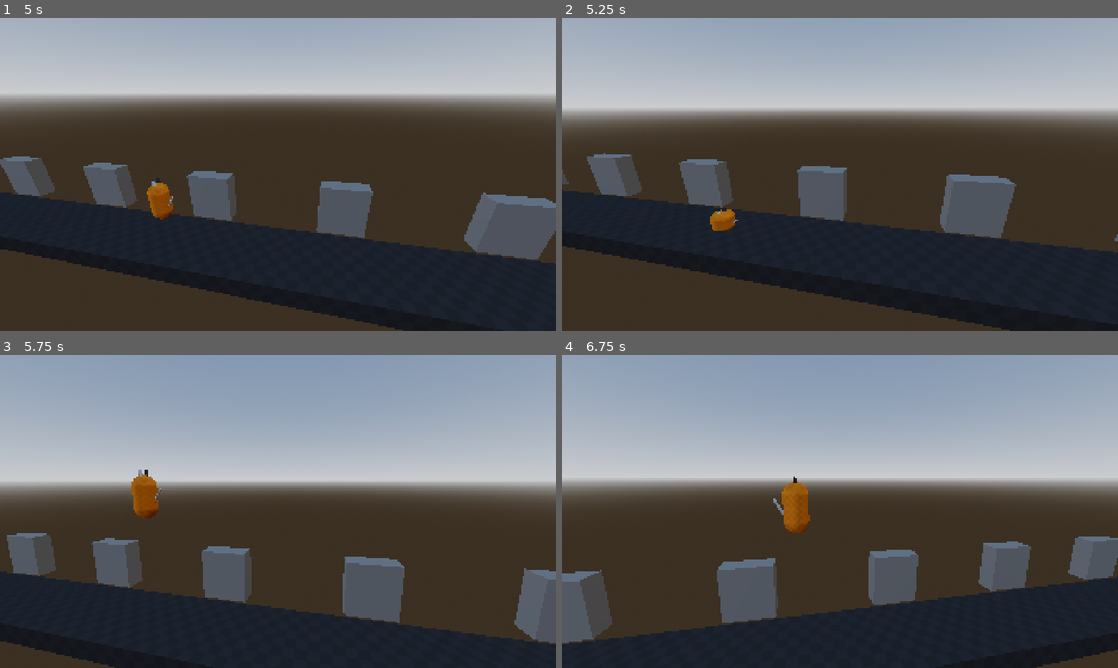
Above: before the commit, frames 1-4 (two rows, left to right).
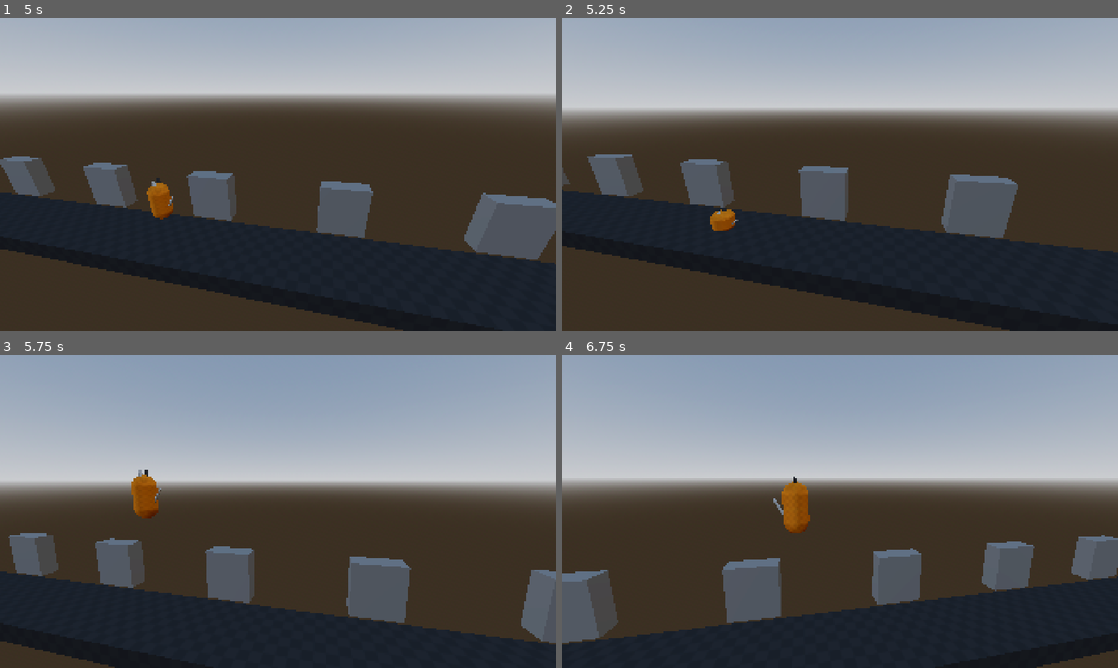
Above: after the commit, the same moments.

Repository: ukratatata/kit_out
Game: Godot game, scene res://scenes/levels/test_level.tscn
The game is run twice, just before and just after one commit, with the same random seed, the same clock (stepped at 60 frames per second) and the same inputs.
Inputs:
- Up to frame 1 (5 s): hold D (move_right) 0.53-1.28 s; hold Shift (sprint) 0.53-1.28 s; tap Space (jump) at 0.77, 0.8, 1.07, 1.35, 1.52, 1.82, 2.3, 3.02, 3.32, 3.77, 3.8, 4.07, 4.35, 4.52, 4.82 s; hold A (move_left) 1.28-2.03 s; tap Shift (sprint) at 1.55, 2.85, 4.55 s; hold S (crouch) 2.03-2.78 s; hold D (move_right) 2.03-3.53 s; hold Shift (sprint) 3.53-4.28 s; hold A (move_left) from 3.53 s (still down)
- Up to frame 2 (5.25 s): keep holding A (move_left); hold S (crouch) from 5.03 s (still down)
- Up to frame 3 (5.75 s): keep holding A (move_left); keep holding S (crouch); tap Space (jump) at 5.3 s
- Up to frame 4 (6.75 s): release A (move_left) at 5.78 s; release S (crouch) at 5.78 s; hold D (move_right) from 5.78 s (still down); tap Shift (sprint) at 5.85 s; tap Space (jump) at 6.02, 6.32 s; hold Shift (sprint) from 6.53 s (still down)

Frame 1 is identical in both runs. In frame 2, 0.5% of the frame differs, in the area x 0-100%, y 43-72%; in frame 3, 1.4%; in frame 4, 1.4%, in the area x 3-100%, y 57-91%.

Commit message:
sliding fixed v0
still no transfer of momentum into jump

Diff:
--- a/scenes/levels/test_level.tscn
+++ b/scenes/levels/test_level.tscn
@@ -52,8 +52,15 @@
 size = Vector3(100, 1, 4)
 material = SubResource("StandardMaterial3D_fr1um")
 
+[node name="Floor4" type="CSGBox3D" parent="floor" unique_id=2014691654]
+transform = Transform3D(1, 0, 0, 0, 1, 0, 0, 0, 1, 214.66309, -28.030647, 0)
+use_collision = true
+collision_mask = 2
+size = Vector3(100, 1, 4)
+material = SubResource("StandardMaterial3D_fr1um")
+
 [node name="Player" parent="." unique_id=1912640473 instance=ExtResource("1_jbqir")]
-transform = Transform3D(1, 0, 0, 0, 1, 0, 0, 0, 1, 0, 1, 0)
+slide_friction = 10.0
 
 [node name="Camera3D" type="Camera3D" parent="." unique_id=1941252158 node_paths=PackedStringArray("target")]
 transform = Transform3D(0.92454606, 0.09862827, -0.3680857, 0, 0.9659258, 0.25881904, 0.38107038, -0.23929013, 0.8930429, 0, 3, 8)
@@ -114,3 +121,7 @@
 [node name="MeshInstance3D13" type="MeshInstance3D" parent="Node" unique_id=1209063248]
 transform = Transform3D(2.6021862, 0, 0, 0, 2.8582284, 0, 0, 0, 1, -8, 1.422, -2.622)
 mesh = SubResource("BoxMesh_fr1um")
+
+[node name="MeshInstance3D14" type="MeshInstance3D" parent="Node/MeshInstance3D13" unique_id=776928126]
+transform = Transform3D(1, 0, 0, 0, 1, 0, 0, 0, 1, 60.675743, -10.213747, -3.8146973e-06)
+mesh = SubResource("BoxMesh_fr1um")
--- a/scripts/player.gd
+++ b/scripts/player.gd
@@ -95,8 +95,10 @@
 @export var slide_end_speed: float     = 3.0
 ## Hard cap on how long a single slide can last.
 @export var slide_max_duration: float  = 1.5
-## Extra acceleration added when sliding downhill on a slope.
-@export var downhill_force: float      = 15.0
+## Multiplier on the physics-based slope gravity during a slide.
+## 1.0 = realistic. 1.5 = arcade-boosted (default). Reset this in the Inspector
+## after updating — the old value (15.0) was a raw force and no longer applies.
+@export var downhill_force: float      = 1.5
 
 @export_group("Physics Tuning")
 ## Snaps the character to slopes — eliminates the stepping/bouncing feeling on ramps.
@@ -344,17 +346,44 @@
 
 
 func _state_slide(delta: float, input_dir: float) -> void:
-	velocity.x = move_toward(velocity.x, 0.0, slide_friction * delta)
-
-	# Extra push on downhill slopes
-	var floor_n := get_floor_normal()
-	if is_on_floor() and absf(floor_n.x) > 0.05:
-		velocity.x -= floor_n.x * downhill_force * delta
-
-	if not is_on_floor():      _to(PlayerState.FALL);  return
-	if _jump_pressed():        _to(PlayerState.JUMP);  return
-
-	if _slide_timer <= 0.0 or absf(velocity.x) < slide_end_speed:
+	var floor_n  := get_floor_normal()
+	var on_slope := is_on_floor() and absf(floor_n.x) > 0.05
+
+	# ── Slope gravity ─────────────────────────────────────────────────────────
+	# Project gravity onto the floor surface to get the physics-correct
+	# acceleration along the slope.  Sign is automatic:
+	#   floor_n.x > 0  →  slope drops to the right  →  pushes player rightward
+	#   floor_n.x < 0  →  slope drops to the left   →  pushes player leftward
+	var slope_accel := _gravity * gravity_multiplier * downhill_force \
+		* floor_n.x * floor_n.y if on_slope else 0.0
+
+	# ── Adaptive friction ─────────────────────────────────────────────────────
+	# Going downhill (velocity and slope force share sign): gravity does the work,
+	# so friction is nearly zero — the slide accelerates freely.
+	# Going uphill (opposing signs): heavy braking on top of the gravity fighting you.
+	# Flat ground: standard slide deceleration.
+	var going_downhill := on_slope and velocity.x * slope_accel > 0.0
+	var effective_friction: float
+	if going_downhill:
+		effective_friction = slide_friction * 0.15
+	elif on_slope:
+		effective_friction = slide_friction * 2.0
+	else:
+		effective_friction = slide_friction
+
+	velocity.x  = move_toward(velocity.x, 0.0, effective_friction * delta)
+	velocity.x += slope_accel * delta
+
+	# Hard cap — prevents runaway speed on steep slopes
+	var max_slide_speed := speed * sprint_multiplier * 1.3
+	velocity.x = clampf(velocity.x, -max_slide_speed, max_slide_speed)
+
+	if not is_on_floor():   _to(PlayerState.FALL);  return
+	if _jump_pressed():     _to(PlayerState.JUMP);  return
+
+	# Timer ends flat/uphill slides; active downhill gravity keeps the slide alive naturally
+	var timed_out := not going_downhill and _slide_timer <= 0.0
+	if timed_out or absf(velocity.x) < slide_end_speed:
 		if Input.is_action_pressed("crouch"): _to(PlayerState.CROUCH)
 		else: _to(PlayerState.IDLE if absf(velocity.x) < 0.5 else PlayerState.RUN)
 
